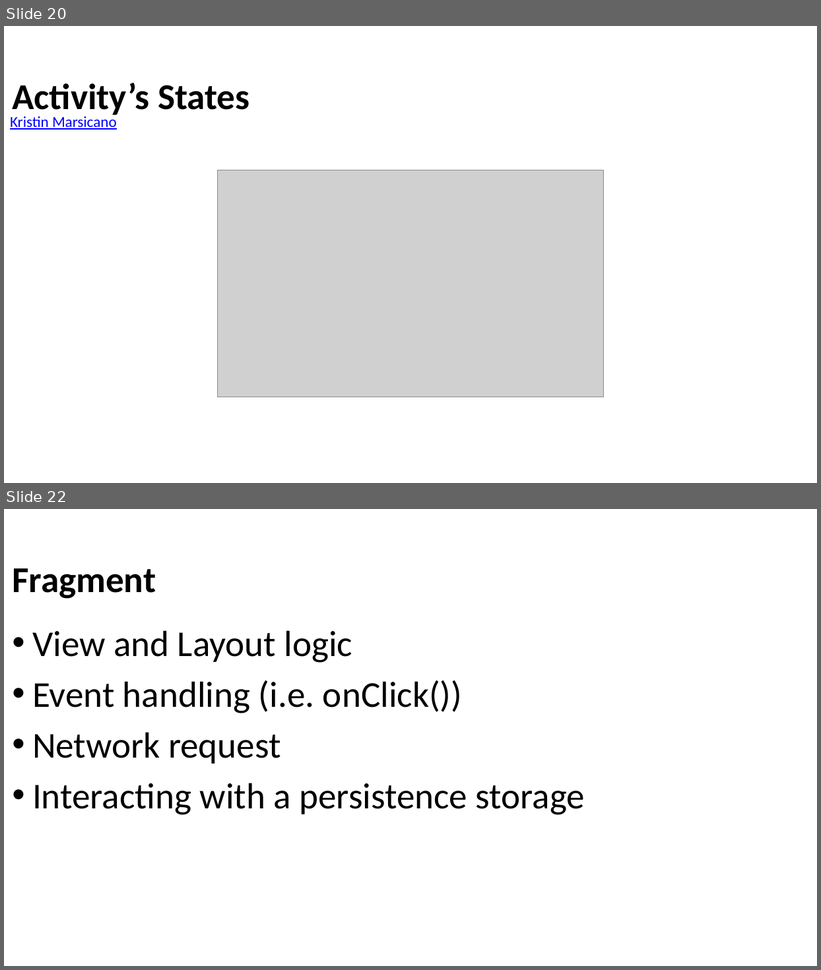
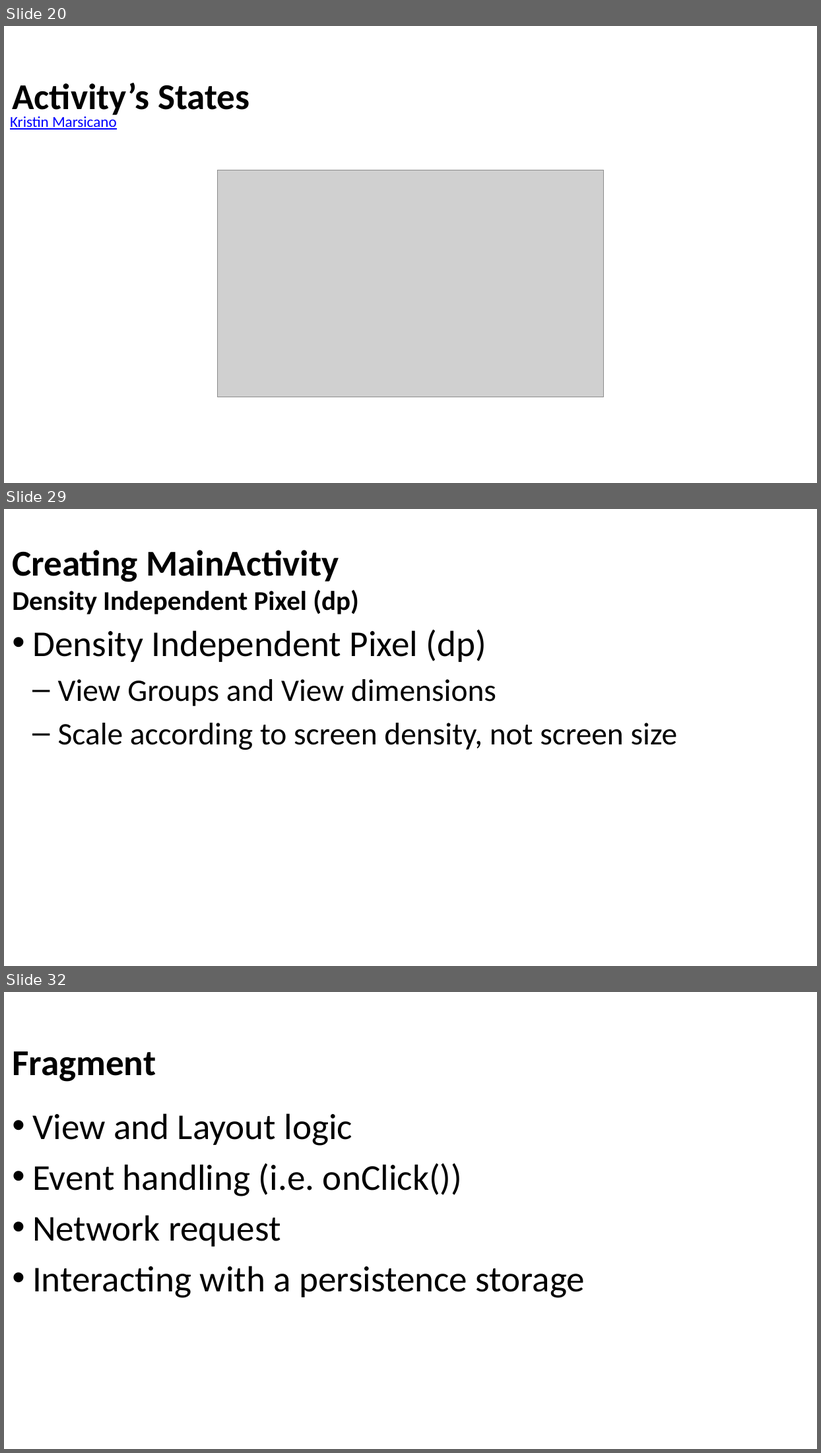
Before and after one commit to Batch-xx/Android-Lunch-Learn, a slide deck: slides/Android Studio_Activities_Fragments.pptx. Shown one above the other, each under a label of ours: slides 20 and 22 before the commit, slides 20, 29 and 32 after it; the slides between them are not shown. The pictures are 821x970 and 821x1453 pixels, drawn with LibreOffice and Linux fonts; fonts in the diff are those of the drawing; grey boxes stand for pictures; background and template pictures are left out. Boxes give left, top, right and bottom in pixels: in the first picture for what was removed or moved away, otherwise in the second. Text is boxed around its words. In the diff, an @@ line names an element or a change of style, - is before the commit and + after.

```diff
--- a/slides/Android Studio_Activities_Fragments.pptx
+++ b/slides/Android Studio_Activities_Fragments.pptx
@@ slide 29 added at bbox=[4, 509, 817, 966], background picture (left out) @@
@@ title added at bbox=[12, 550, 359, 615], 32 pt, text #000000, bold @@
+Creating MainActivity
+Density Independent Pixel (dp)
@@ text added at bbox=[32, 630, 678, 750], 37 pt, text #000000 @@
+• Density Independent Pixel (dp)
+  – View Groups and View dimensions
+  – Scale according to screen density, not screen size
@@ what was slide 22 is now slide 32 @@
```
Also in this commit, not shown: 4 slides changed, 10 other slides added, 1 slide removed, 5 other files.
